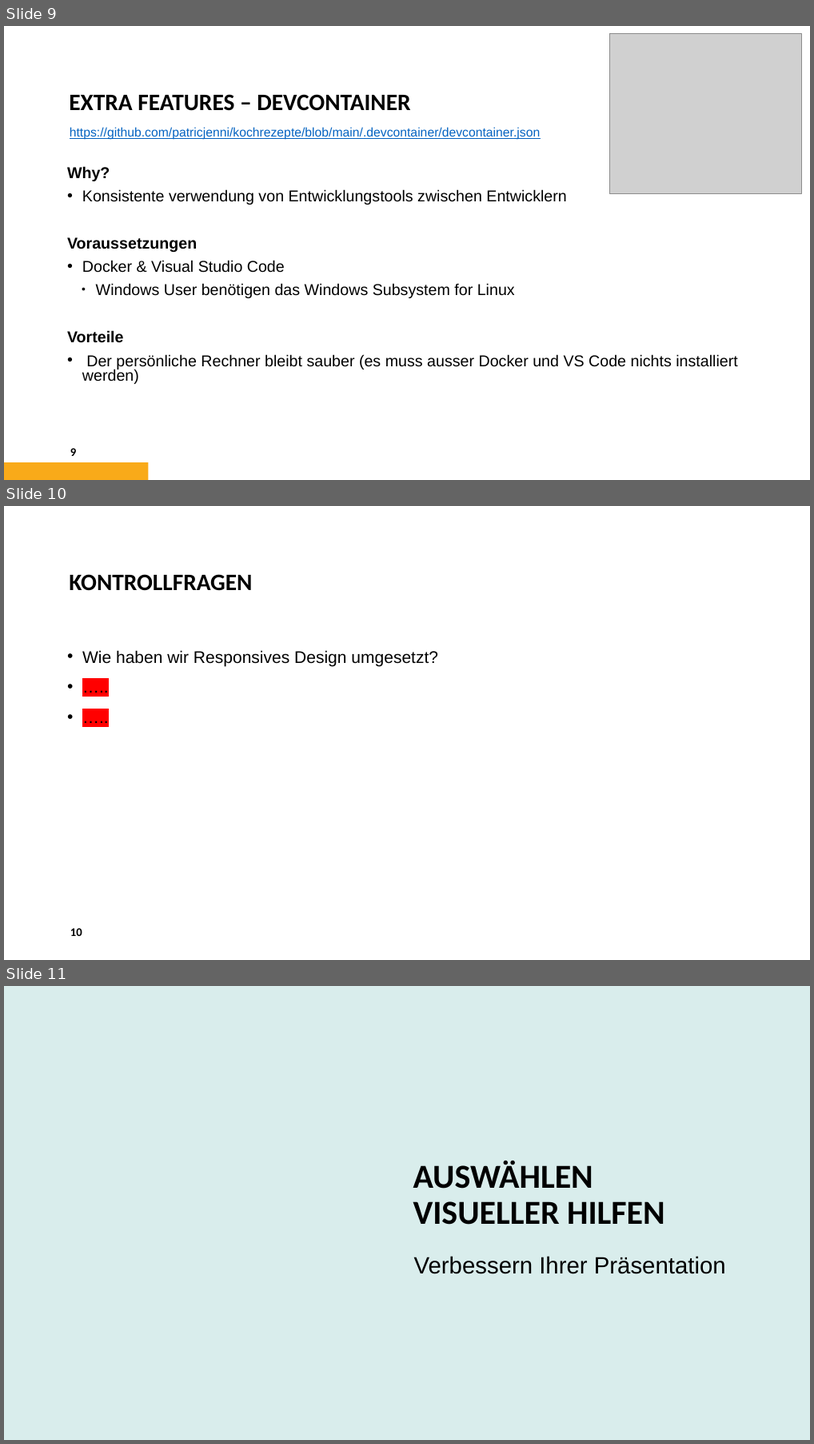
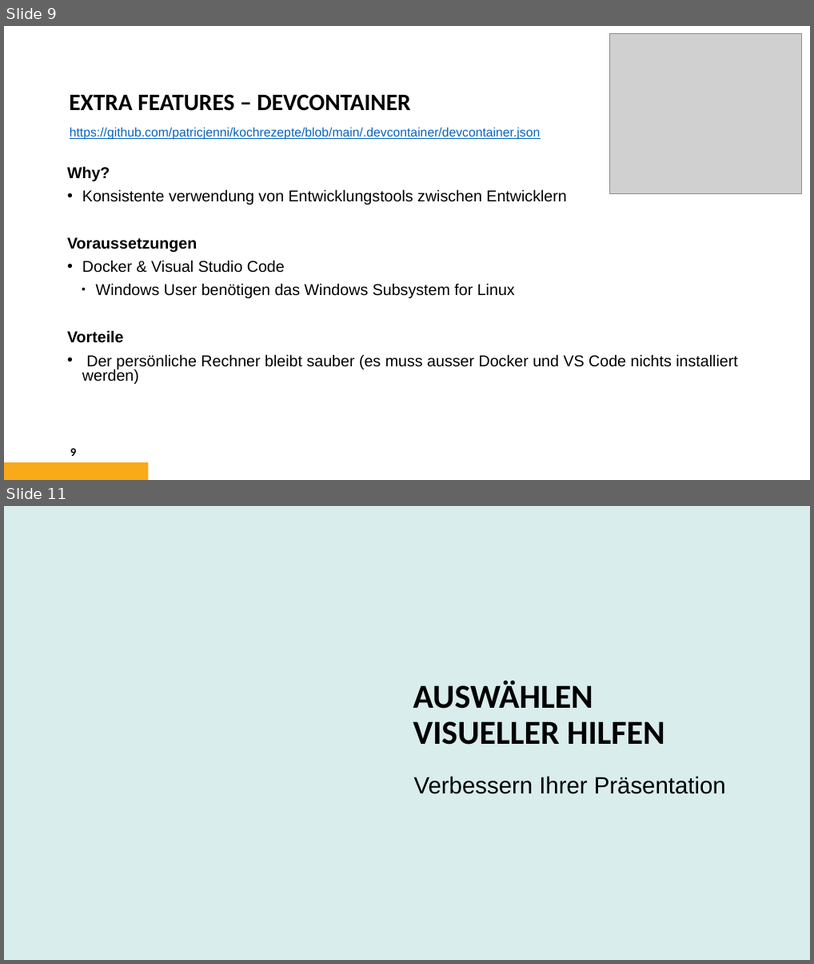
Before and after one commit to patricjenni/kochrezepte, a slide deck: docs/Präsentation_Kochrezepte.pptx. Shown one above the other, each under a label of ours: slides 9, 10 and 11 before the commit, slides 9 and 11 after it; the slides between them are not shown. The pictures are 814x1444 and 814x964 pixels, drawn with LibreOffice and Linux fonts; fonts in the diff are those of the drawing; grey boxes stand for pictures; background and template pictures are left out. Boxes give left, top, right and bottom in pixels: in the first picture for what was removed or moved away, otherwise in the second. Text is boxed around its words. In the diff, an @@ line names an element or a change of style, - is before the commit and + after.

```diff
--- a/docs/Präsentation_Kochrezepte.pptx
+++ b/docs/Präsentation_Kochrezepte.pptx
@@ slide 10 removed at [4,506,810,960], background #FFFFFF @@
@@ title removed at [69,574,252,591] @@
-KONTROLLFRAGEN
@@ text removed at [82,650,438,666] @@
-• Wie haben wir Responsives Design umgesetzt?
-• …..
-• …..
@@ page number removed at [70,928,82,936] @@
-10
```
Also in this commit, not shown: 1 slide changed, 1 slide added.
